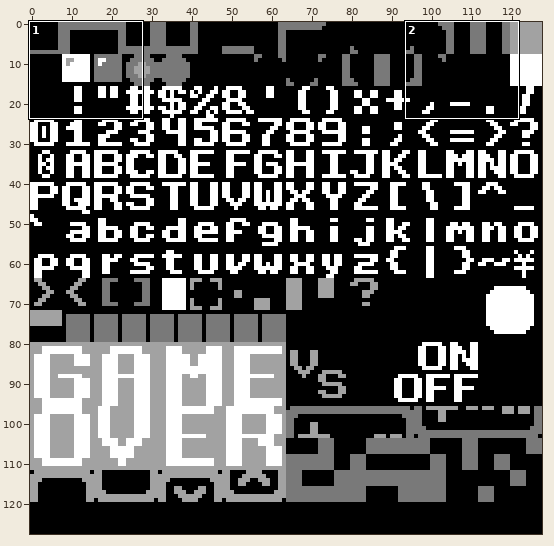
One commit to this pixel-art file: images/tiles.aseprite. The picture above shows the old version from afar; the outline marks the close-up.
Close-up. As it was:
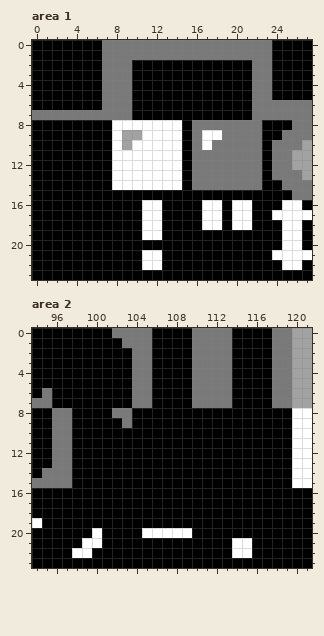
128x128 pixels, 1 frame. Shown: area 1: x 0..27, y 0..23; area 2: x 94..121, y 0..23.
The same view after the edit:
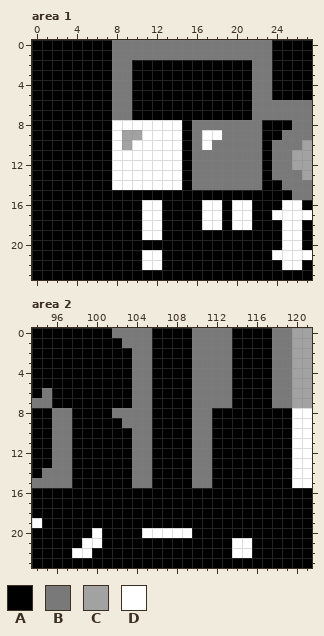
Palette (. is transparent): A #000000  B #797979  C #a2a2a2  D #ffffff
Diff:
layer "Layer 1" now hidden
Area 1:
The author changed colour B to colour A in rows 0 to 6 at x 7; in row 7 at x 0 to 7.
Area 2, layer "Background":
The author changed colour A to colour B in rows 8 to 15 at x 104 to 105 and 110 to 111.
